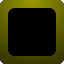
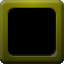
Layers edited between the first and the second w=64, h=64 image:
added layer "Pasted Layer-highlight" (screen, 81%) above "Pasted Layer-shadow" over bbox(7, 13, 57, 57)
added layer "Pasted Layer-shadow" (multiply, 80%) above "Pasted Layer" over bbox(7, 7, 57, 54)
added layer "Layer #1-highlight" (screen, 81%) above "Layer #1-shadow" over bbox(0, 0, 64, 59)
added layer "Layer #1-shadow" (multiply, 80%) above "Layer #1" over bbox(0, 3, 64, 64)
